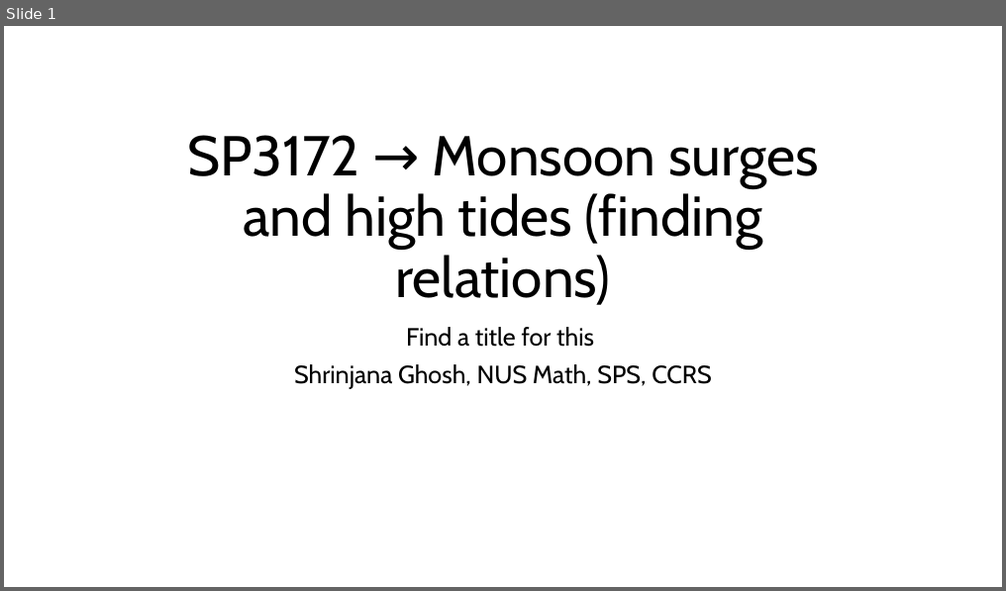
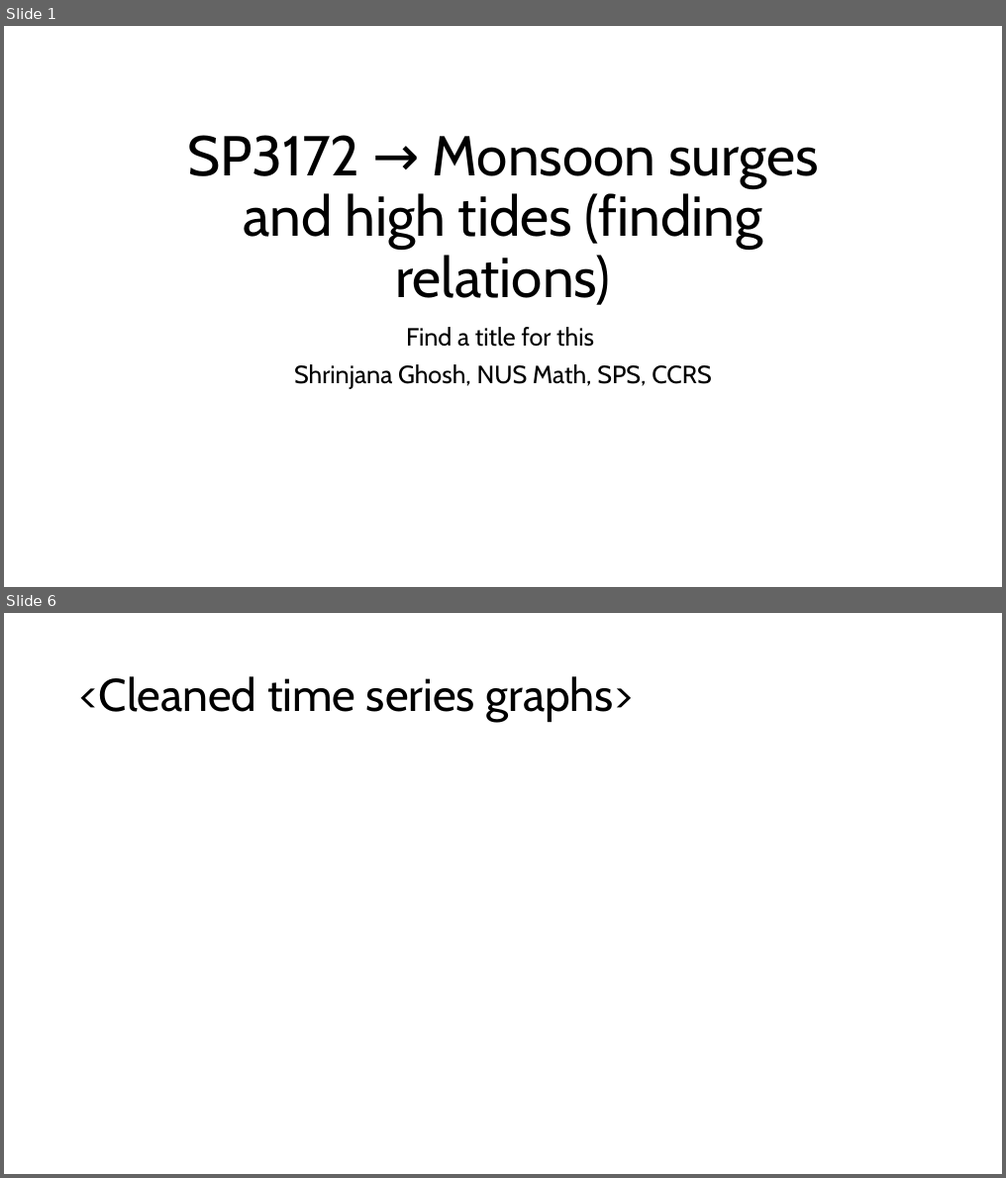
Before and after one commit to shrin0811/test_stuff_for_3172, a slide deck: SP3172  Monsoon surges and high tides (.pptx. Shown one above the other, each under a label of ours: slide 1 before the commit, slides 1 and 6 after it; the slides between them are not shown. The pictures are 1006x591 and 1006x1178 pixels, drawn with LibreOffice and Linux fonts; fonts in the diff are those of the drawing. Boxes give left, top, right and bottom in pixels: in the first picture for what was removed or moved away, otherwise in the second. Text is boxed around its words. In the diff, an @@ line names an element or a change of style, - is before the commit and + after.

```diff
--- a/SP3172  Monsoon surges and high tides (.pptx
+++ b/SP3172  Monsoon surges and high tides (.pptx
@@ slide 6 added at [4, 613, 1002, 1174], background #FFFFFF @@
@@ title added at [80, 676, 632, 722], 44 pt, text #000000 @@
+<Cleaned time series graphs>
```
Also in this commit, not shown: 1 slide changed, 7 other slides added, 1 other file.
